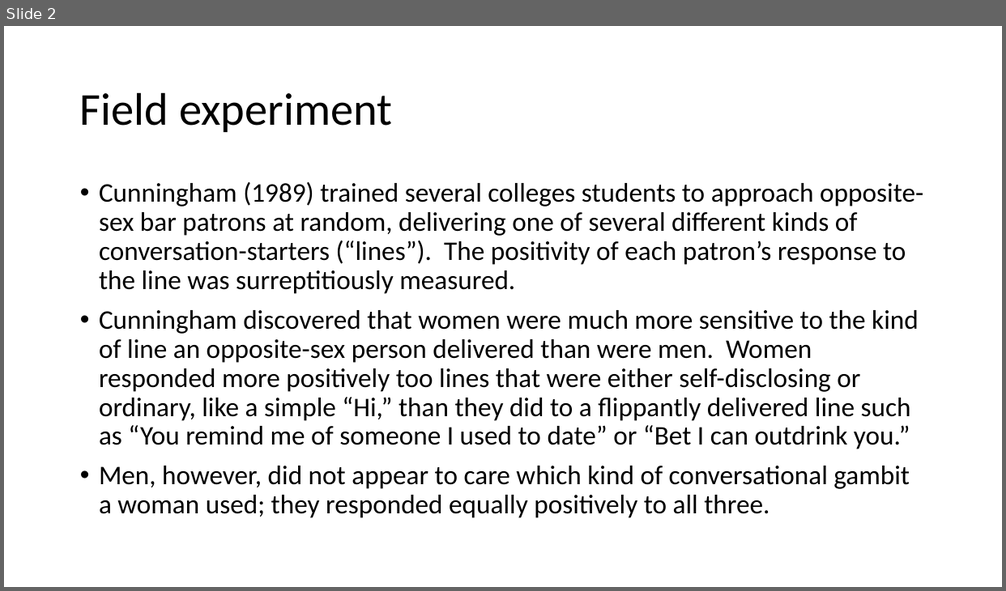
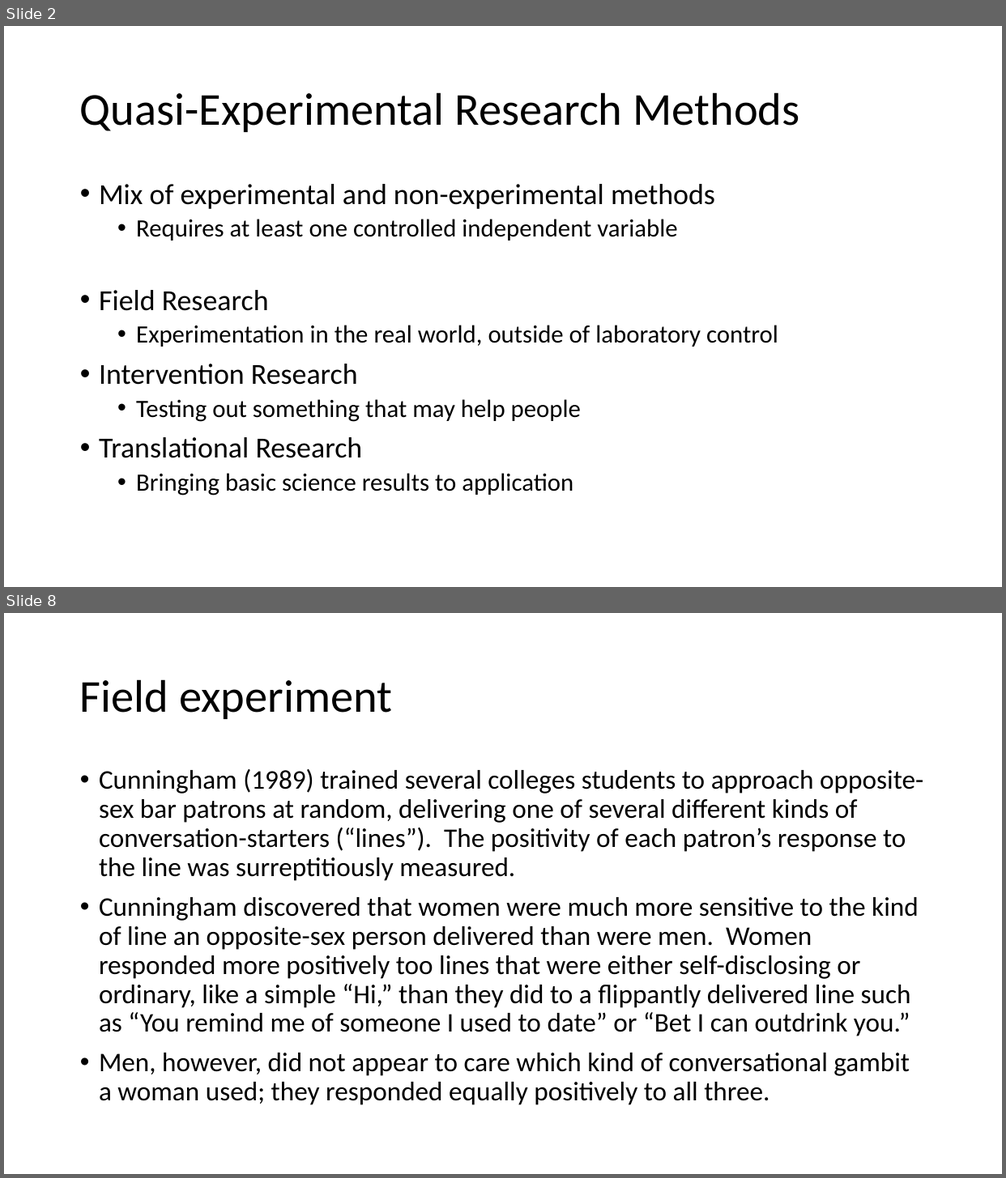
Before and after one commit to preber/Research-Methods, a slide deck: Class Slides 2024/Class 23.pptx. Shown one above the other, each under a label of ours: slide 2 before the commit, slides 2 and 8 after it; the slides between them are not shown. The pictures are 1006x591 and 1006x1178 pixels, drawn with LibreOffice and Linux fonts; fonts in the diff are those of the drawing. Boxes give left, top, right and bottom in pixels: in the first picture for what was removed or moved away, otherwise in the second. Text is boxed around its words. In the diff, an @@ line names an element or a change of style, - is before the commit and + after.

```diff
--- a/Class Slides 2024/Class 23.pptx
+++ b/Class Slides 2024/Class 23.pptx
@@ slide 2 added at bbox=[4, 26, 1002, 587], background #FFFFFF @@
@@ title added at bbox=[80, 92, 799, 132], 44 pt, text #000000 @@
+Quasi-Experimental Research Methods
@@ text added at bbox=[99, 184, 778, 496], 24 pt, text #000000 @@
+• Mix of experimental and non-experimental methods
+  • Requires at least one controlled independent variable
+• Field Research
+  • Experimentation in the real world, outside of laboratory control
+• Intervention Research
+  • Testing out something that may help people
+• Translational Research
+  • Bringing basic science results to application
@@ what was slide 2 is now slide 8 @@
```
Also in this commit, not shown: 3 slides changed, 4 other slides added, 8 slides removed, 11 other files.
